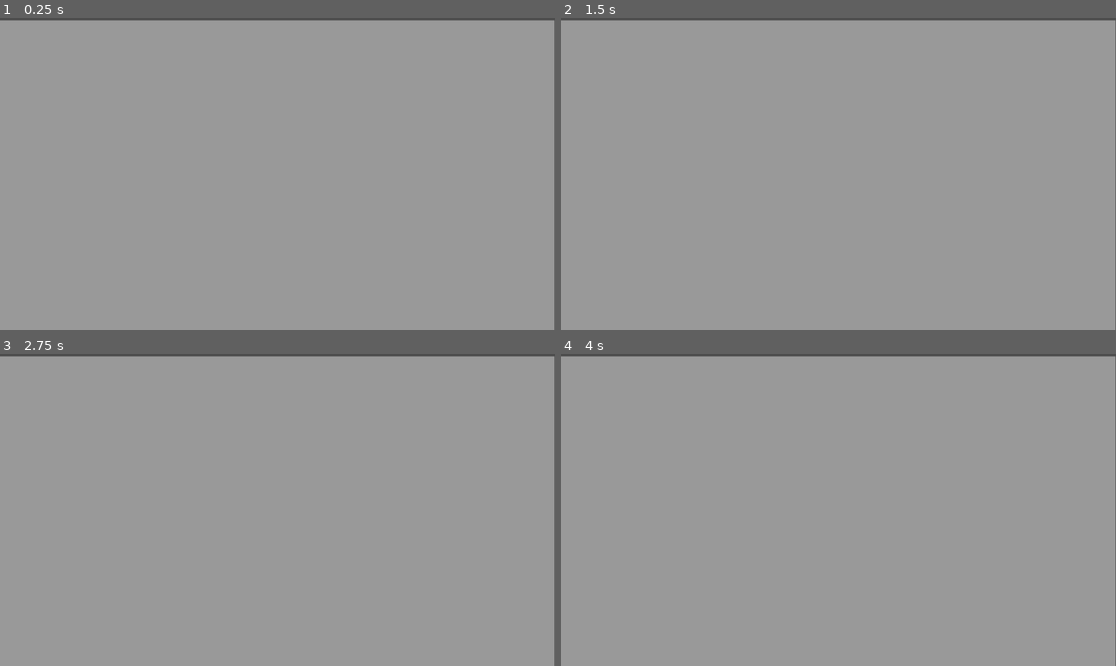
Above: before the commit, frames 1-4 (two rows, left to right).
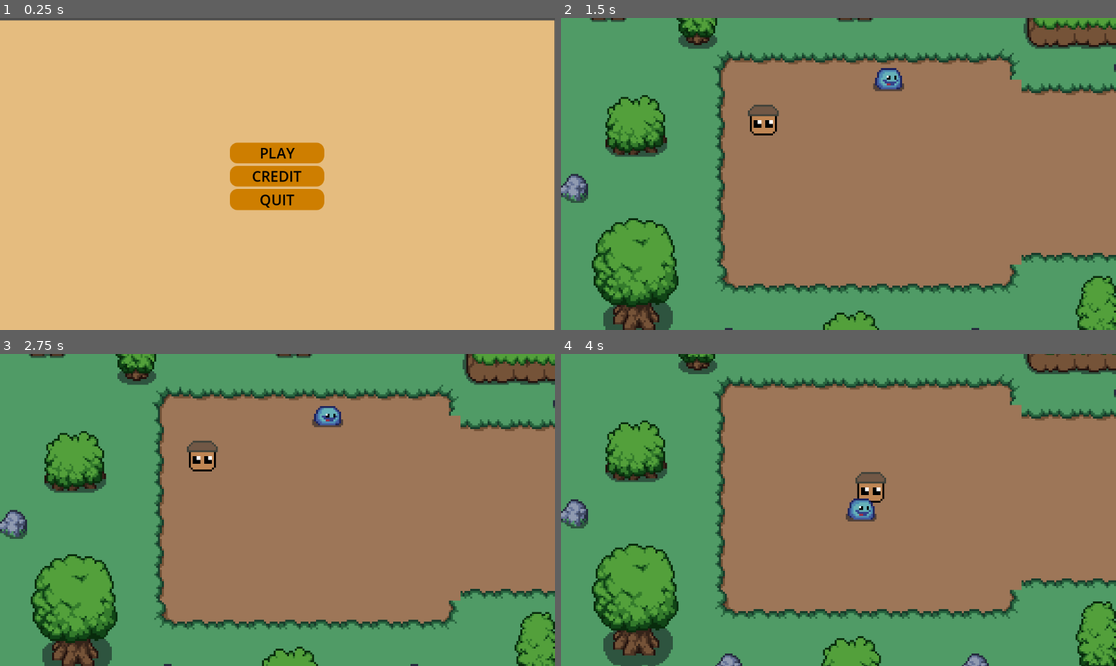
Above: after the commit, the same moments.

Repository: Abbby1007/Danish_The_Explorer
Game: Godot game, scene res://scenes/menu.tscn
Same seed, same stepped clock (60 frames per second), same inputs: the game is played once before the commit and once after it.
Inputs (mouse positions are in pixels of both pictures, inside the frame that each line leads up to):
- Up to frame 1 (0.25 s): no input
- Up to frame 2 (1.5 s): click "PLAY" at 0.5 s; click (838, 152) at 1.25 s, where only the run before the commit has a clickable "PLAY"
- Up to frame 3 (2.75 s): click (277, 513) at 2 s, where only the run before the commit has a clickable "CREDIT"
- Up to frame 4 (4 s): tap Enter at 2.75 s; hold Right (ui_right) 2.78-3.53 s; tap E (attack) at 2.85, 3.6 s; hold Down (ui_down) from 3.53 s (still down)

The runs differ from the first frame. In frame 1, 99% of the frame differs, in the area x 0-100%, y 0-100%; in frame 2, 100%; in frame 3, 100%; in frame 4, 100%.

Commit message:
Menu update again

Diff:
--- a/scenes/menu.tscn
+++ b/scenes/menu.tscn
@@ -2,14 +2,15 @@
 
 [ext_resource type="Script" uid="uid://dj46bdyplfxgv" path="res://scripts/menu.gd" id="1_yqeox"]
 
+[sub_resource type="StyleBoxFlat" id="StyleBoxFlat_yqeox"]
+bg_color = Color(0.898039, 0.737255, 0.498039, 1)
+
 [sub_resource type="StyleBoxFlat" id="StyleBoxFlat_4h3mk"]
-bg_color = Color(1, 1, 1, 1)
+bg_color = Color(0.807843, 0.494118, 0, 1)
 corner_radius_top_left = 16
 corner_radius_top_right = 16
 corner_radius_bottom_right = 16
 corner_radius_bottom_left = 16
-
-[sub_resource type="StyleBoxFlat" id="StyleBoxFlat_yqeox"]
 
 [node name="Menu" type="Control"]
 layout_mode = 3
@@ -23,6 +24,15 @@
 grow_horizontal = 2
 grow_vertical = 2
 script = ExtResource("1_yqeox")
+
+[node name="Panel" type="Panel" parent="."]
+layout_mode = 1
+anchors_preset = 15
+anchor_right = 1.0
+anchor_bottom = 1.0
+grow_horizontal = 2
+grow_vertical = 2
+theme_override_styles/panel = SubResource("StyleBoxFlat_yqeox")
 
 [node name="VBoxContainer" type="VBoxContainer" parent="."]
 layout_mode = 1
@@ -63,15 +73,6 @@
 theme_override_styles/normal = SubResource("StyleBoxFlat_4h3mk")
 text = "QUIT"
 
-[node name="Panel" type="Panel" parent="."]
-layout_mode = 1
-anchors_preset = 15
-anchor_right = 1.0
-anchor_bottom = 1.0
-grow_horizontal = 2
-grow_vertical = 2
-theme_override_styles/panel = SubResource("StyleBoxFlat_yqeox")
-
 [connection signal="pressed" from="VBoxContainer/Play" to="." method="_on_play_pressed"]
 [connection signal="pressed" from="VBoxContainer/credit" to="." method="_on_credit_pressed"]
 [connection signal="pressed" from="VBoxContainer/quit" to="." method="_on_quit_pressed"]
